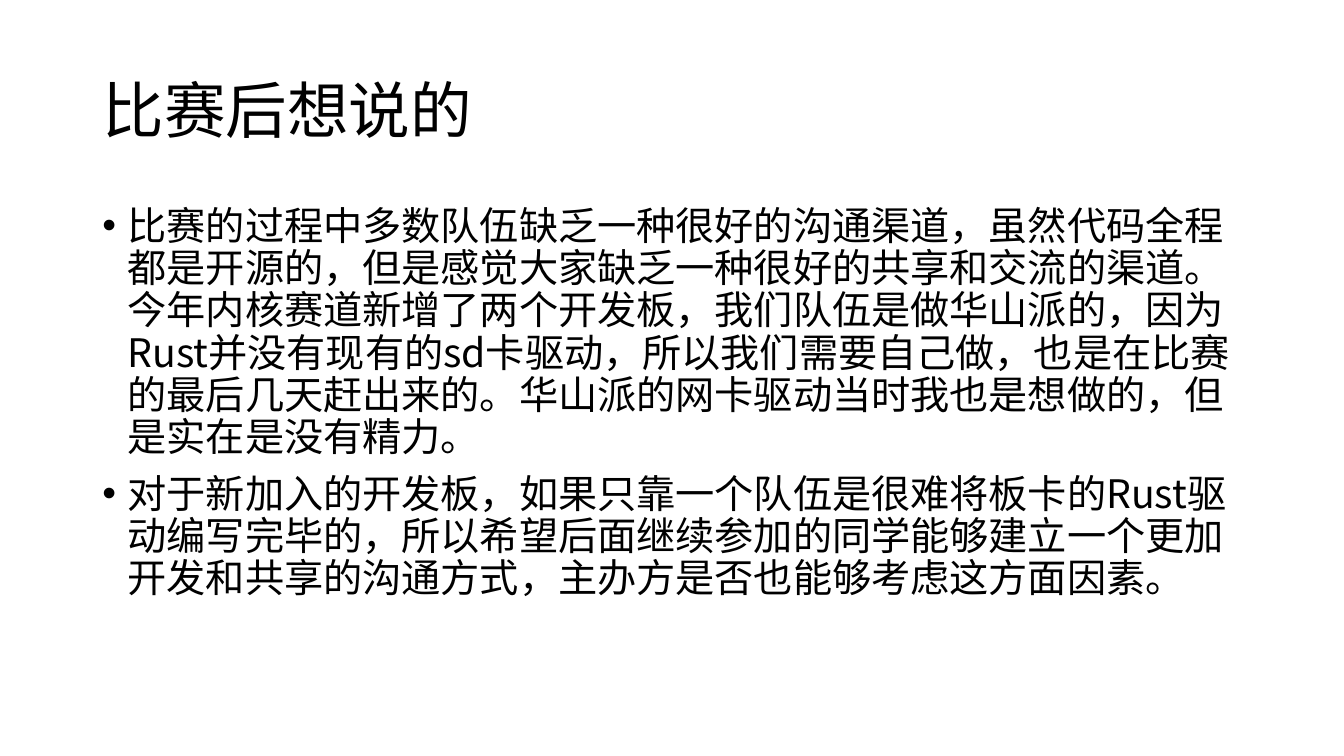
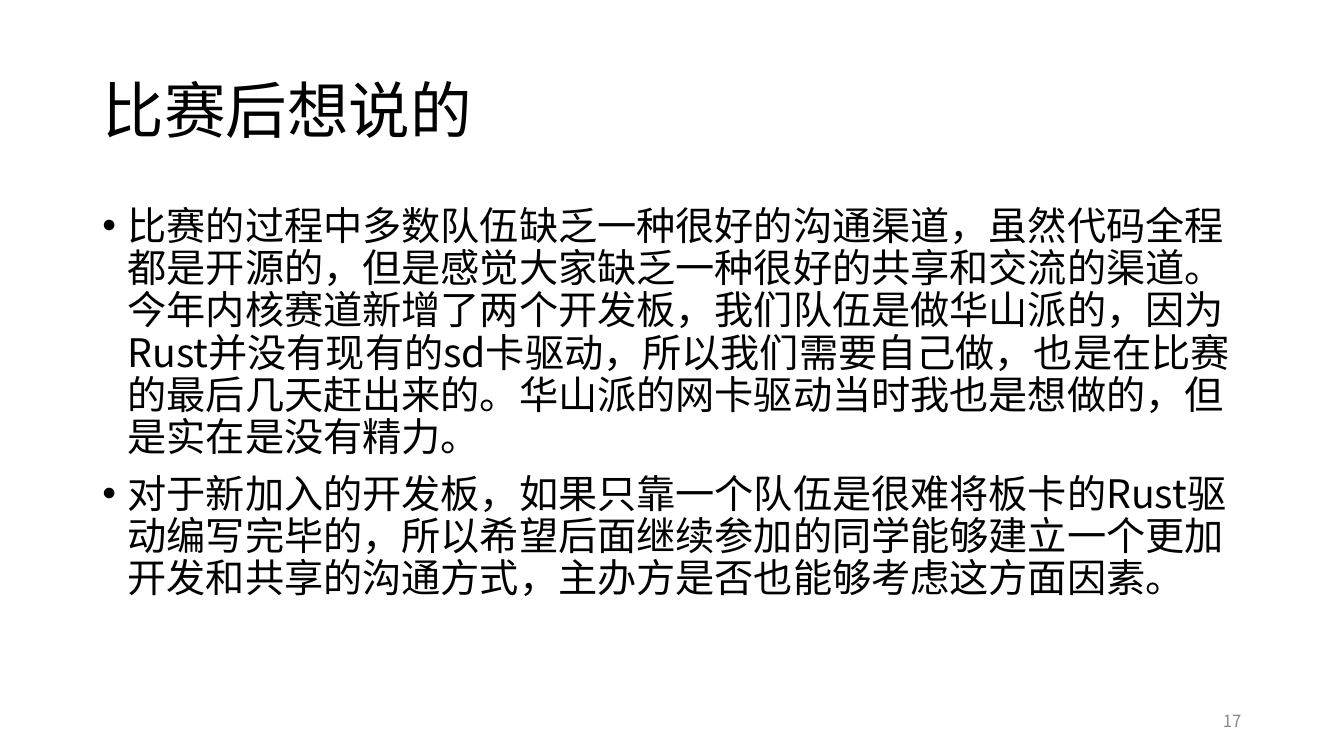
Before and after one commit to Byte-OS/ByteOS, a slide deck: slide 17 of docs/ByteOS设计分享.pptx (slide 18 before the commit). Drawn at 1344x756 pixels with LibreOffice and Linux fonts; fonts in the diff are those of the drawing. Boxes give left, top, right and bottom in pixels: in the first picture for what was removed or moved away, otherwise in the second. Text is boxed around its words. In the diff, an @@ line names an element or a change of style, - is before the commit and + after.

```diff
--- a/docs/ByteOS设计分享.pptx
+++ b/docs/ByteOS设计分享.pptx
@@ page number added at (1223,715,1242,727), 12 pt, text #8C8C8C @@
+17
```
Also in this commit, not shown: 15 other slides changed, 1 slide added, 1 slide removed.
